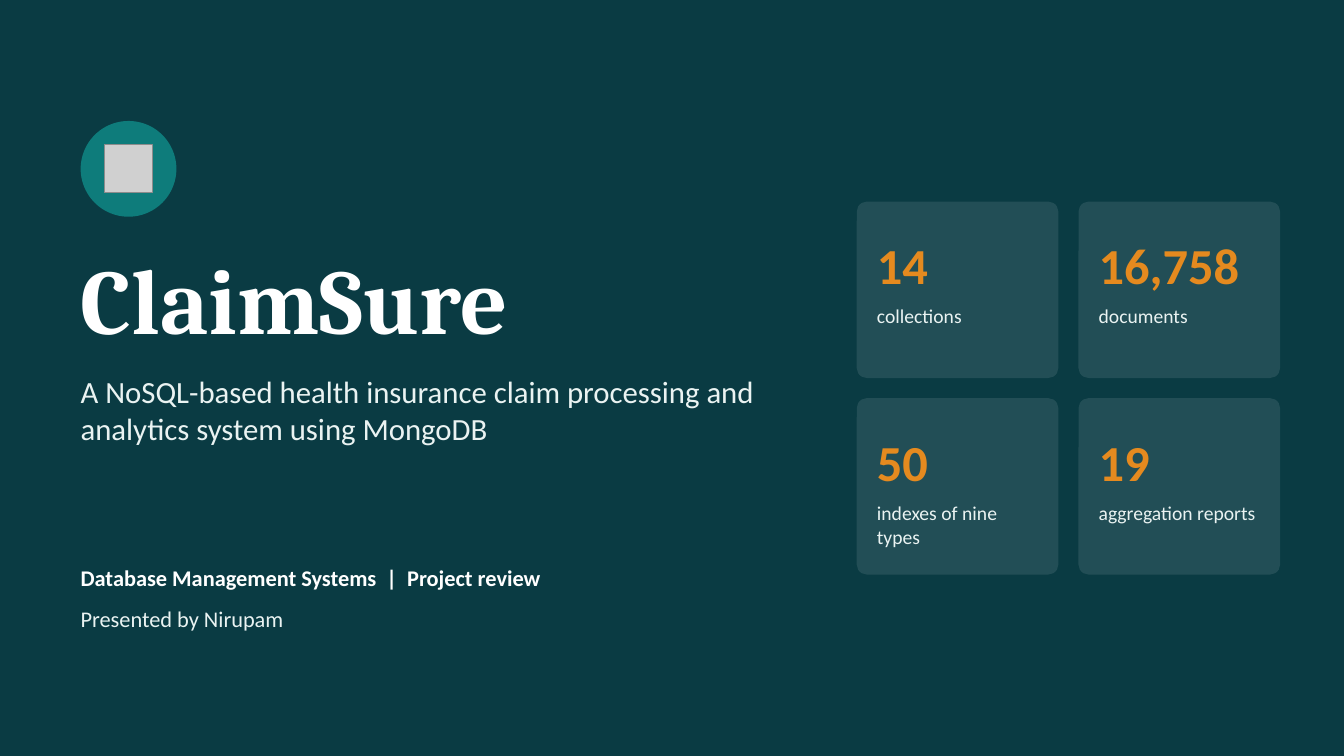
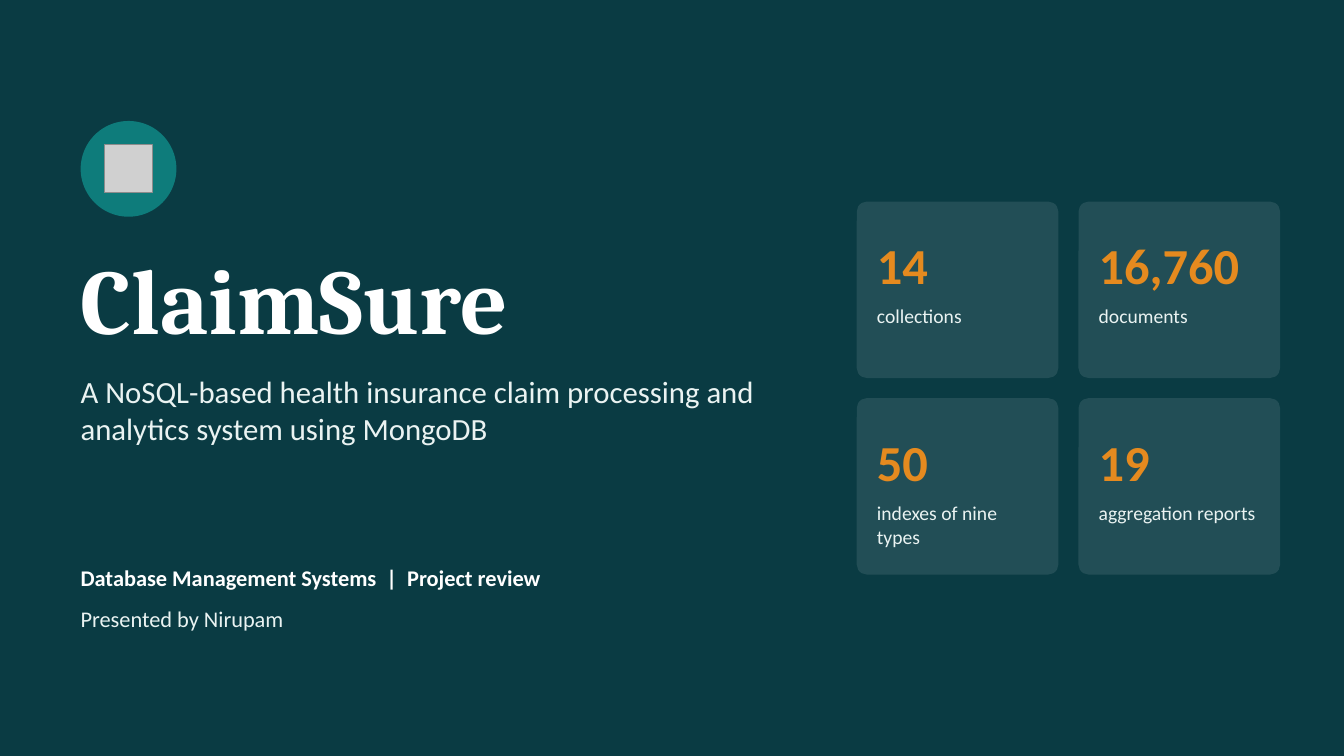
Before and after one commit to nirupamraut-2062/Health_Insurance_Claim_Processing-_System, a slide deck: slide 1 of docs/ClaimSure_Project_Presentation.pptx. Drawn at 1344x756 pixels with LibreOffice and Linux fonts; fonts in the diff are those of the drawing; grey boxes stand for pictures. Boxes give left, top, right and bottom in pixels: in the first picture for what was removed or moved away, otherwise in the second. Text is boxed around its words. In the diff, an @@ line names an element or a change of style, - is before the commit and + after.

```diff
--- a/docs/ClaimSure_Project_Presentation.pptx
+++ b/docs/ClaimSure_Project_Presentation.pptx
@@ text at box(1099, 249, 1239, 291): text changed @@
-16,758
+16,760
```
Also in this commit, not shown: 2 other slides changed, 13 other files.
